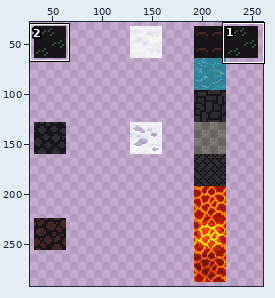
Edited in one commit: sprite sheet (graphics/images/environment/floors.png). The first picture is a wide view before the edit; the outline marks the close-up.
Close-up. As it was:
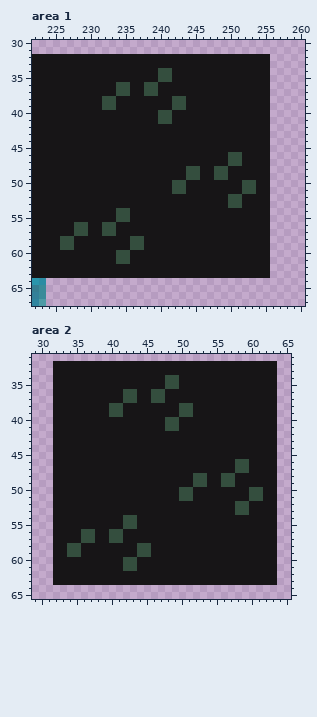
The file is 288x480 pixels. Colours within 5 levels of each other are drawn and written as one. Shown: area 1: x 222..260, y 30..67; area 2: x 29..65, y 31..65. The wide view leaves out empty margins.
New version:
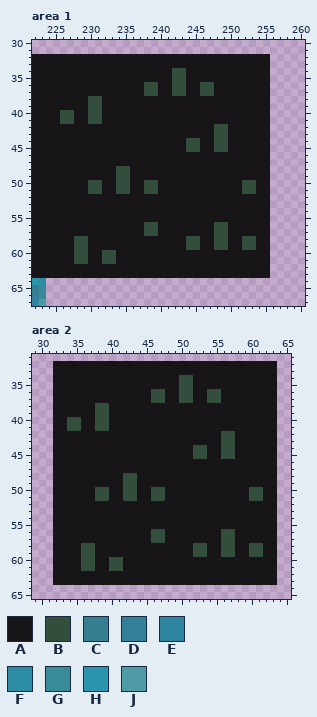
Palette (. is transparent): A #171517  B #344e3e  C #357d91  D #338099  E #2f859f  F #2c8ca3  G #3a8b99  H #2a95ac  J #4e9ba5
Commit: bunsh of changes, mainly floors
The edit:
Area 1:
y 34..35: x 240..243 BBAA -> AABB
y 36..37: x 234..235 BB -> AA; x 242..243 AA -> BB; x 246..247 AA -> BB
y 38..39: x 230..233 AABB -> BBAA; x 242..243 BB -> AA
y 40..41: x 226..227 AA -> BB; x 230..231 AA -> BB; x 240..241 BB -> AA
y 42..43: x 248..249 AA -> BB
y 44..45: x 244..245 AA -> BB; x 248..249 AA -> BB
y 46..47: x 250..251 BB -> AA
y 48..49: x 234..235 AA -> BB; x 244..245 BB -> AA; x 248..249 BB -> AA
y 50..51: x 230..231 AA -> BB; x 234..235 AA -> BB; x 238..239 AA -> BB; x 242..243 BB -> AA
y 52..53: x 250..251 BB -> AA
y 54..55: x 234..235 BB -> AA
y 56..57: x 228..229 BB -> AA; x 232..233 BB -> AA; x 238..239 AA -> BB; x 248..249 AA -> BB
y 58..59: x 226..229 BBAA -> AABB; x 236..237 BB -> AA; x 244..245 AA -> BB; x 248..249 AA -> BB; x 252..253 AA -> BB
y 60..61: x 228..229 AA -> BB; x 232..235 AABB -> BBAA
Area 2:
y 34..35: x 48..51 BBAA -> AABB
y 36..37: x 42..43 BB -> AA; x 50..51 AA -> BB; x 54..55 AA -> BB
y 38..39: x 38..41 AABB -> BBAA; x 50..51 BB -> AA
y 40..41: x 34..35 AA -> BB; x 38..39 AA -> BB; x 48..49 BB -> AA
y 42..43: x 56..57 AA -> BB
y 44..45: x 52..53 AA -> BB; x 56..57 AA -> BB
y 46..47: x 58..59 BB -> AA
y 48..49: x 42..43 AA -> BB; x 52..53 BB -> AA; x 56..57 BB -> AA
y 50..51: x 38..39 AA -> BB; x 42..43 AA -> BB; x 46..47 AA -> BB; x 50..51 BB -> AA
y 52..53: x 58..59 BB -> AA
y 54..55: x 42..43 BB -> AA
y 56..57: x 36..37 BB -> AA; x 40..41 BB -> AA; x 46..47 AA -> BB; x 56..57 AA -> BB
y 58..59: x 34..37 BBAA -> AABB; x 44..45 BB -> AA; x 52..53 AA -> BB; x 56..57 AA -> BB; x 60..61 AA -> BB
y 60..61: x 36..37 AA -> BB; x 40..43 AABB -> BBAA
Changed places in both close-ups, as pixel boxes (x1, y1, x2, y2):
changed: (60, 68, 256, 264)
changed: (67, 375, 263, 571)
